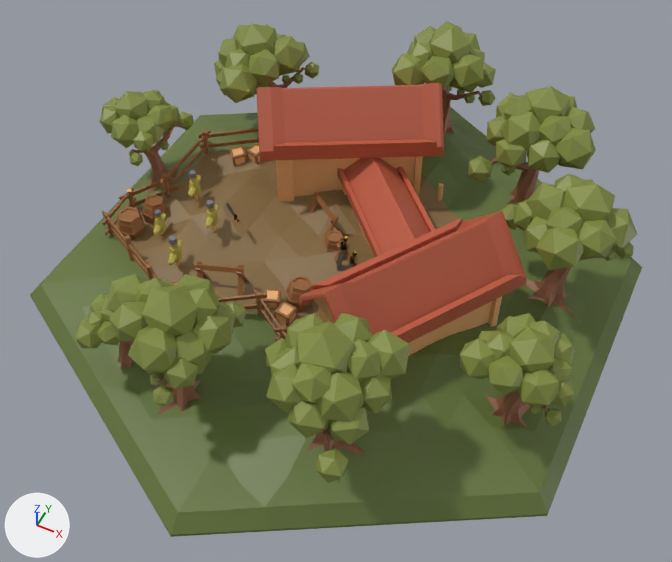
What one commit did to the glTF model client/public/models/buildings/barracks.glb.
Both versions are drawn from a camera (50 mm lens) standing at (0.9, -1.82, 2.33) and looking at (0.05, -0.12, 0.2). Every picture has the same lights, and +X, +Y and +Z are marked at lower left. Where no turn or scale is listed for an object, it has been applied to the vertices.

The scene before the commit, as lines of its bpy script (objects in view):
```python
ob_barracks = bpy.data.objects.new('barracks', me_rock_003)
ob_barracks.location = (0.0, 0.0, 0.0)
```
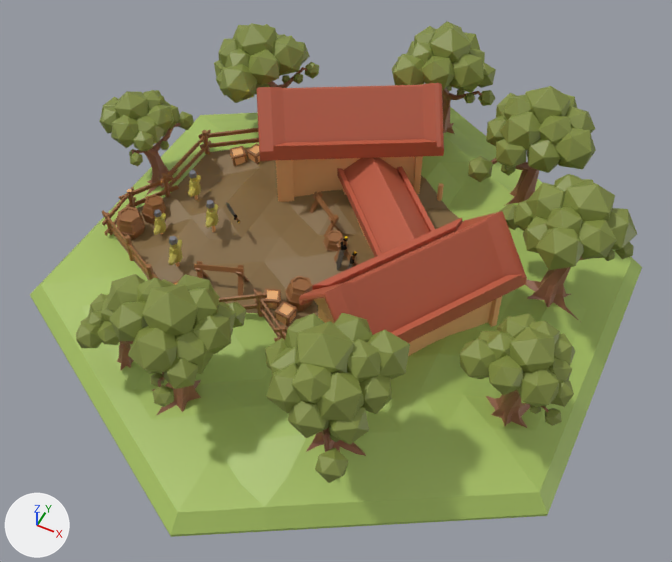
Changed parts and their boxes [x1, y1, x2, y2] in the pictures (672 x 562 px):
'barracks', surface changed
    both: [30, 67, 642, 537]

What changed in the scene script:
```text
Change mat_leaves:
    where n2 = _N.new('ShaderNodeMix'); n2.name = 'Mix'
    n2.inputs[7].default_value: (0.126, 0.179, 0.0434, 1.0) -> (0.386, 0.533, 0.122, 1.0)  # 'B', dark green #63753b -> 'B', green #a7c162
```
